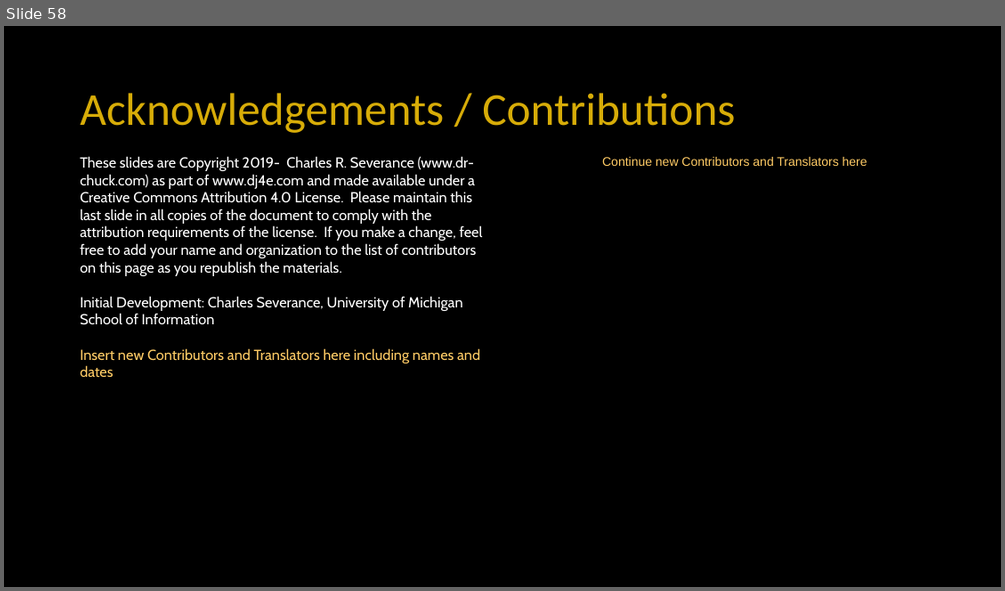
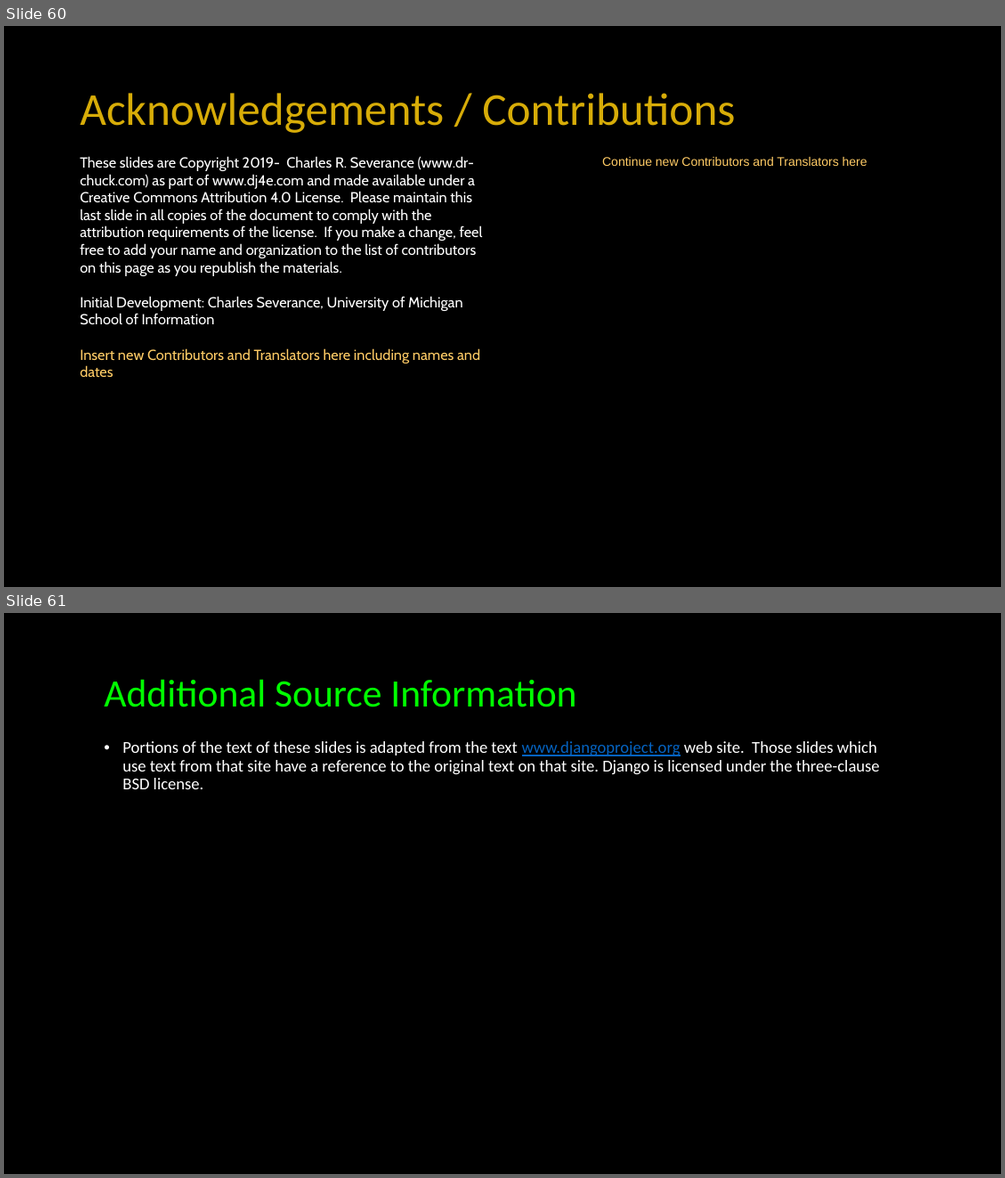
Before and after one commit to csev/dj4e, a slide deck: lectures/DJ-09-Forms.pptx. Shown one above the other, each under a label of ours: slide 58 before the commit, slides 60 and 61 after it. The pictures are 1005x591 and 1005x1178 pixels, drawn with LibreOffice and Linux fonts; fonts in the diff are those of the drawing. Boxes give left, top, right and bottom in pixels: in the first picture for what was removed or moved away, otherwise in the second. Text is boxed around its words. In the diff, an @@ line names an element or a change of style, - is before the commit and + after.

```diff
--- a/lectures/DJ-09-Forms.pptx
+++ b/lectures/DJ-09-Forms.pptx
@@ slide 61 added at box(4, 613, 1001, 1174), background #000000 @@
@@ title added at box(104, 679, 576, 707), 37.3 pt, text #00FF00 @@
+Additional Source Information
@@ text added at box(122, 741, 880, 789), 16 pt, text #FFFFFF @@
+• Portions of the text of these slides is adapted from the text www.djangoproject.org web site. Those slides which use text from that site have a reference to the original text on that site. Django is licensed under the three-clause BSD license.
@@ what was slide 58 is now slide 60 @@
```
Also in this commit, not shown: 1 slide changed, 2 other slides added, 1 other file.
